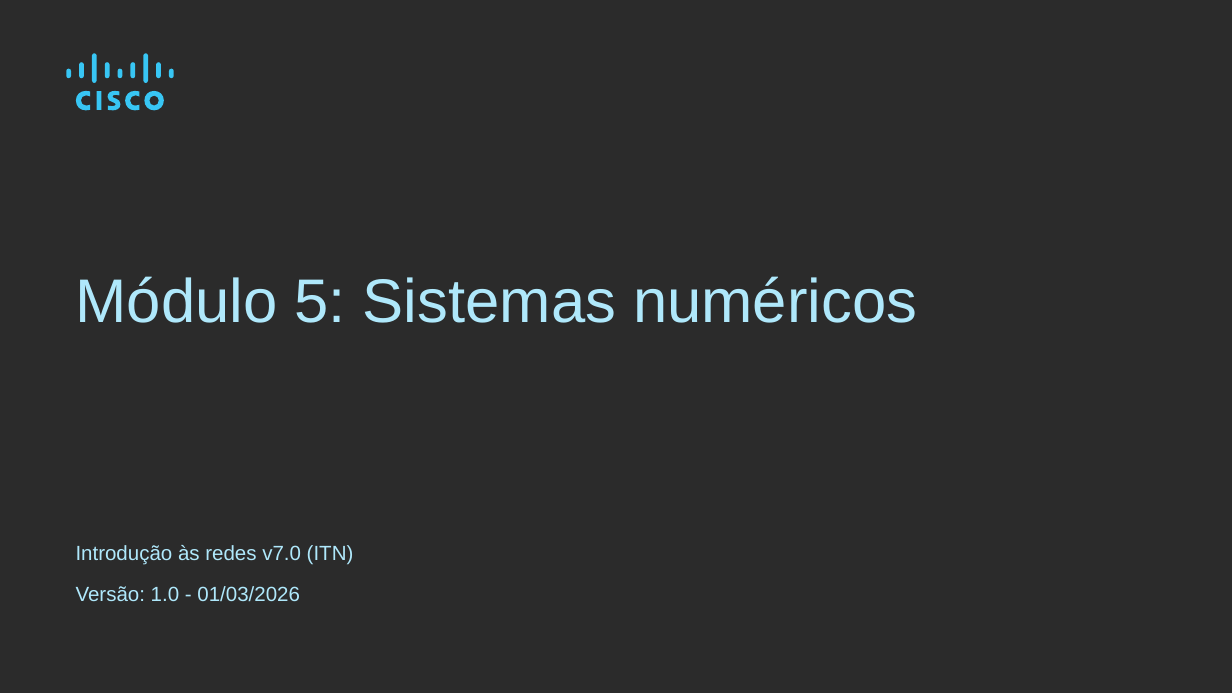
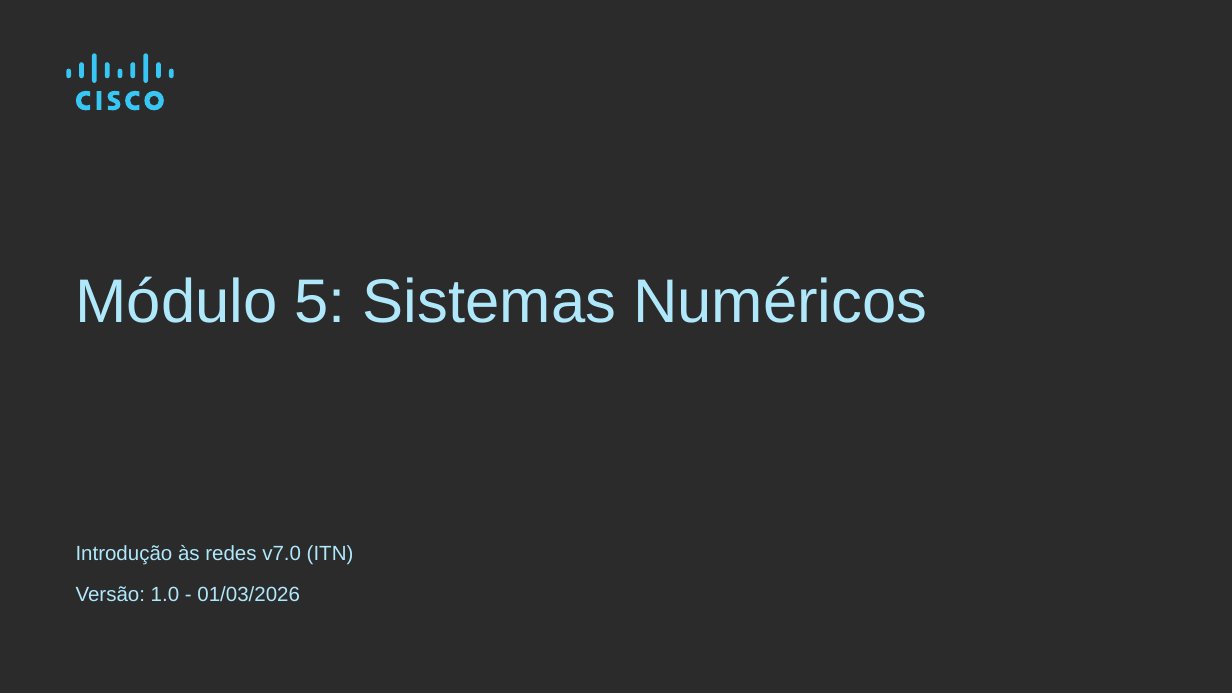
Before and after one commit to vaamonde/netacad, a slide deck: slide 1 of 02-CCNA-200-301-v7/01-CCNA-IntroducaoAsRedes-v7.02/01-Modulo01-PPTS/Modulo05-SistemaNumerico.pptx. Drawn at 1232x693 pixels with LibreOffice and Linux fonts; fonts in the diff are those of the drawing; background and template pictures are left out; a plain dark background stands for a picture behind light text. Boxes give left, top, right and bottom in pixels: in the first picture for what was removed or moved away, otherwise in the second. Text is boxed around its words. In the diff, an @@ line names an element or a change of style, - is before the commit and + after.

```diff
--- a/02-CCNA-200-301-v7/01-CCNA-IntroducaoAsRedes-v7.02/01-Modulo01-PPTS/Modulo05-SistemaNumerico.pptx
+++ b/02-CCNA-200-301-v7/01-CCNA-IntroducaoAsRedes-v7.02/01-Modulo01-PPTS/Modulo05-SistemaNumerico.pptx
@@ title at (76,276,927,323): text changed @@
-Módulo 5: Sistemas numéricos
+Módulo 5: Sistemas Numéricos
```
Also in this commit, not shown: 11 other slides changed, 7 other files.
